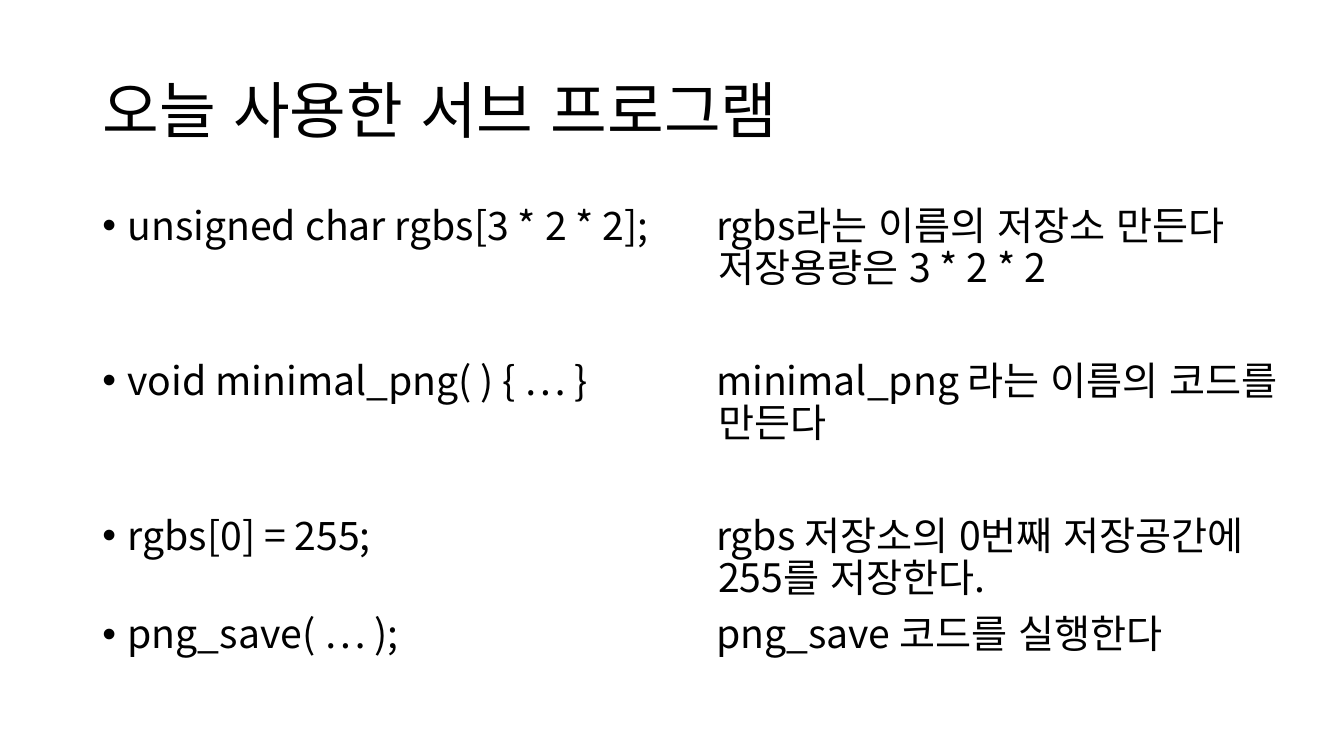
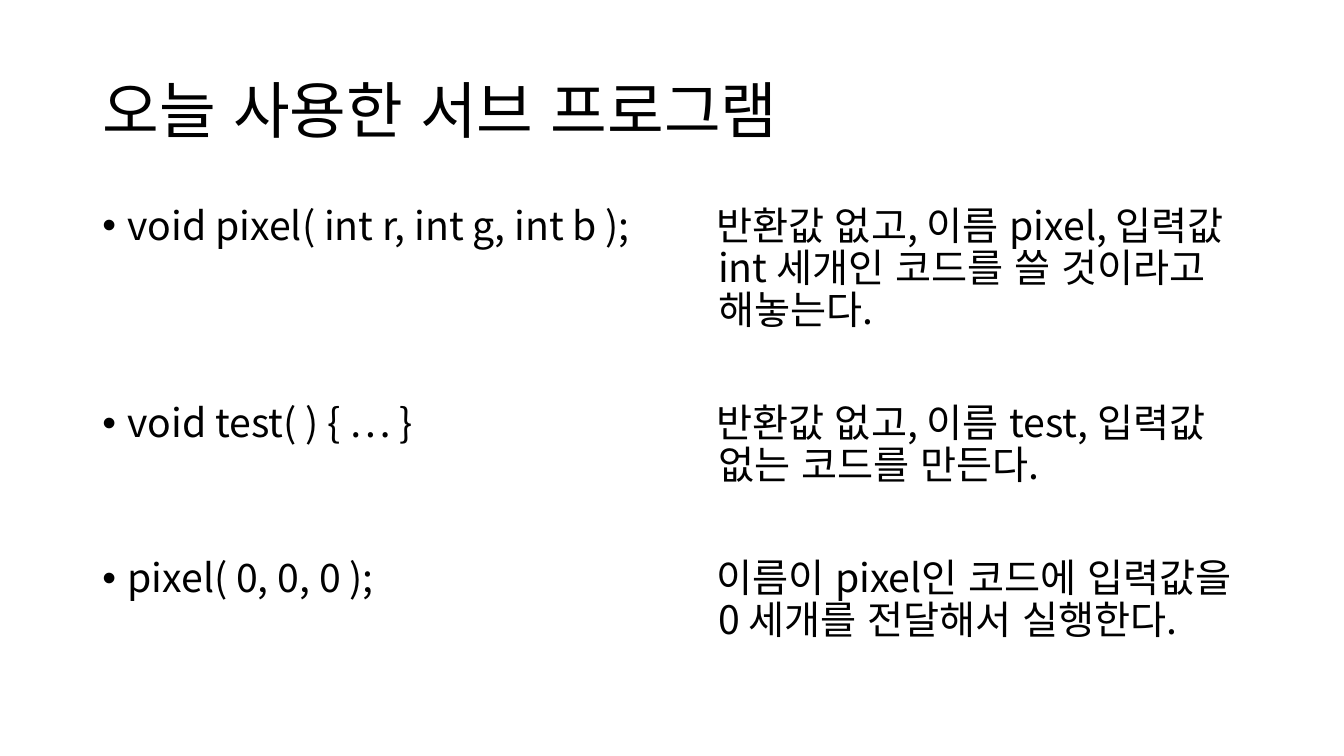
Before and after one commit to chaebkimm/C_ppt, a slide deck: slide 14 of C소개.pptx (slide 8 before the commit). Drawn at 1344x756 pixels with LibreOffice and Linux fonts; fonts in the diff are those of the drawing. Boxes give left, top, right and bottom in pixels: in the first picture for what was removed or moved away, otherwise in the second. Text is boxed around its words. In the diff, an @@ line names an element or a change of style, - is before the commit and + after.

```diff
--- a/C소개.pptx
+++ b/C소개.pptx
@@ text at bbox=[128, 207, 1232, 637]: text changed @@
-• unsigned char rgbs[3 * 2 * 2]; rgbs라는 이름의 저장소 만든다
-  저장용량은 3 * 2 * 2
-• void minimal_png( ) { … } minimal_png 라는 이름의 코드를
-  만든다
-• rgbs[0] = 255; rgbs 저장소의 0번째 저장공간에
-  255를 저장한다.
-• png_save( … ); png_save 코드를 실행한다
+• void pixel( int r, int g, int b ); 반환값 없고, 이름 pixel, 입력값
+  int 세개인 코드를 쓸 것이라고
+  해놓는다.
+• void test( ) { … } 반환값 없고, 이름 test, 입력값
+  없는 코드를 만든다.
+• pixel( 0, 0, 0 ); 이름이 pixel인 코드에 입력값을
+  0 세개를 전달해서 실행한다.
```
Also in this commit, not shown: 3 other slides changed, 13 slides added, 1 slide removed, 1 other file.
